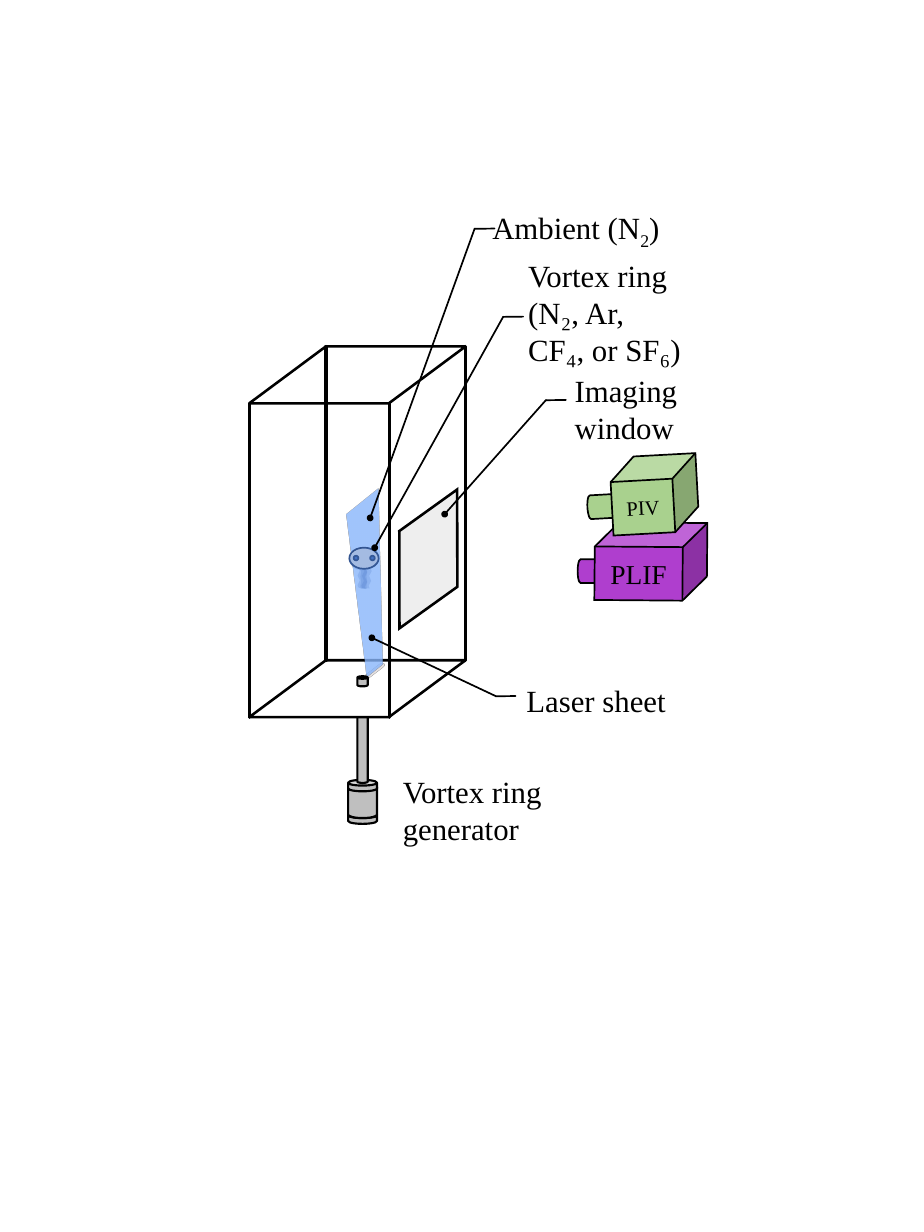
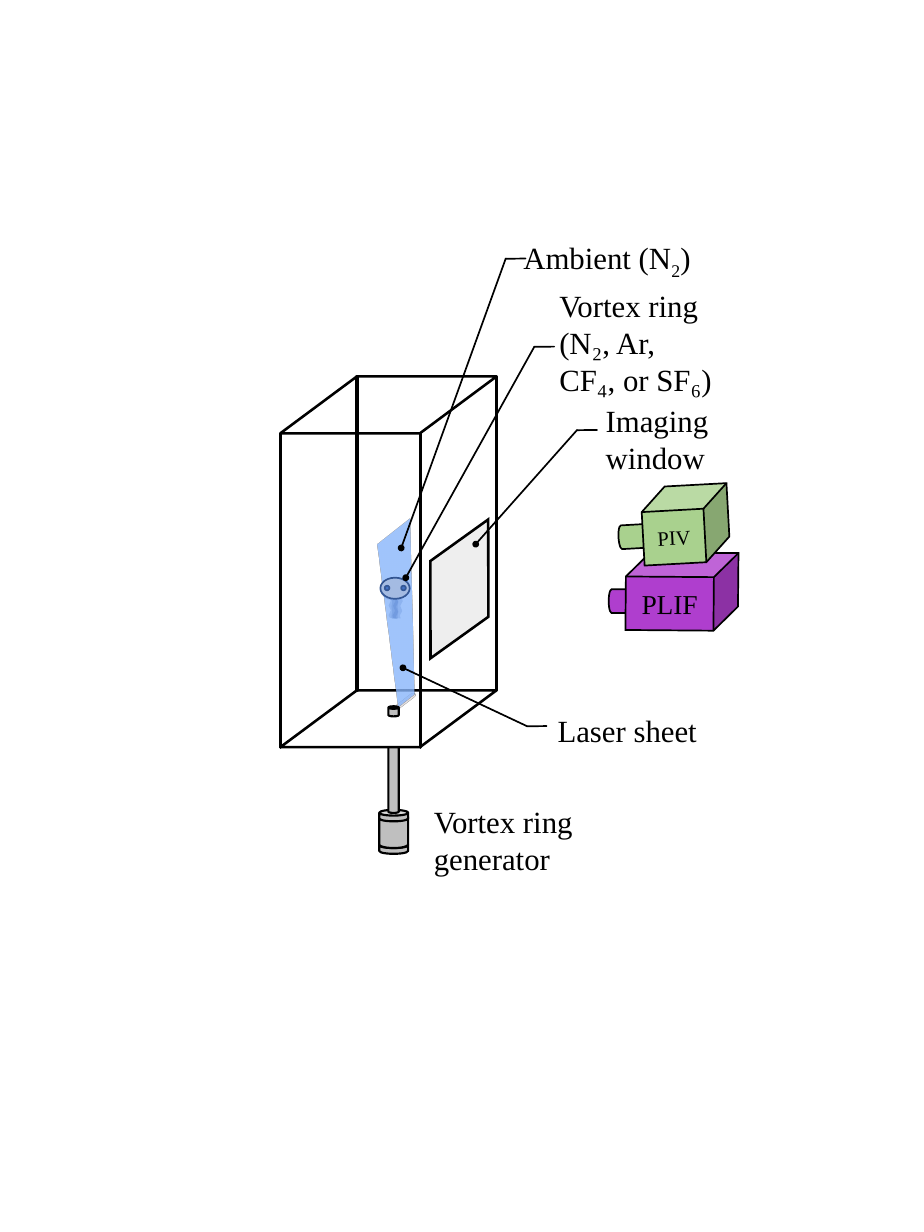
Before and after one commit to stillyslalom/Vortex, a slide deck: slide 3 of papers/thesis/gfx/diagrams/Wisconsin_Shock_Tube.pptx. Drawn at 924x1232 pixels with LibreOffice and Linux fonts; fonts in the diff are those of the drawing. Boxes give left, top, right and bottom in pixels: in the first picture for what was removed or moved away, otherwise in the second. Text is boxed around its words. In the diff, an @@ line names an element or a change of style, - is before the commit and + after.

```diff
--- a/papers/thesis/gfx/diagrams/Wisconsin_Shock_Tube.pptx
+++ b/papers/thesis/gfx/diagrams/Wisconsin_Shock_Tube.pptx
@@ 8 lines, 7 cylinders, 5 texts, 5 ellipses, 4 arrows, 3 double waves, 3 parallelograms, 2 cubes, 1 rounded rectangle, 1 trapezoid: place and size @@
-8 lines, 7 cylinders, 5 texts, 5 ellipses, 4 arrows, 3 double waves, 3 parallelograms, 2 cubes, 1 rounded rectangle, 1 trapezoid at <box>249,217,708,846</box>
+8 lines, 7 cylinders, 5 texts, 5 ellipses, 4 arrows, 3 double waves, 3 parallelograms, 2 cubes, 1 rounded rectangle, 1 trapezoid at <box>281,247,738,876</box>
```
Also in this commit, not shown: 2 slides added, 9 other files.
